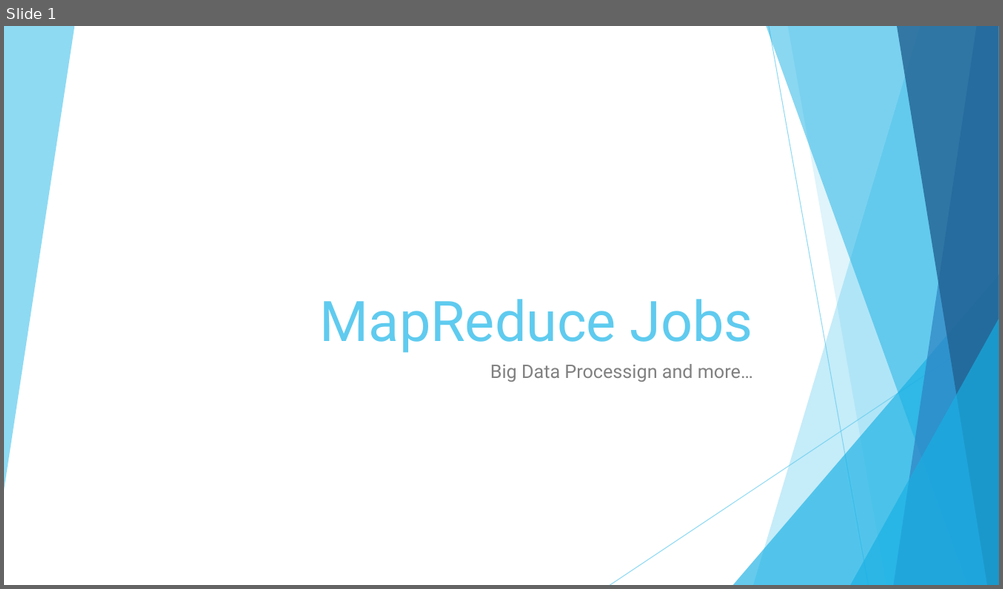
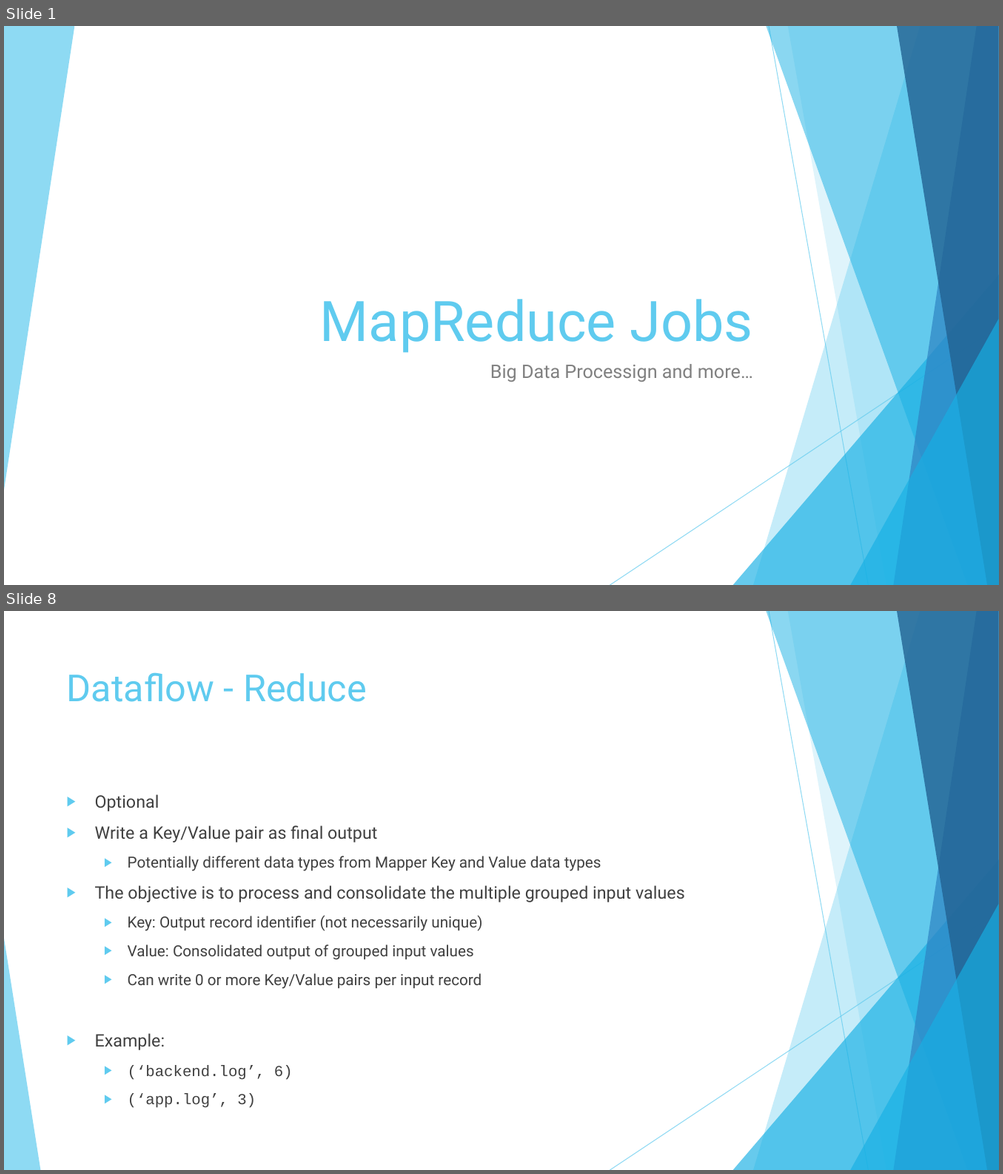
Before and after one commit to number8/blog, a slide deck: 2013-09/hadoop-map-reduce/MapReduce.pptx. Shown one above the other, each under a label of ours: slide 1 before the commit, slides 1 and 8 after it; the slides between them are not shown. The pictures are 1003x589 and 1003x1174 pixels, drawn with LibreOffice and Linux fonts; fonts in the diff are those of the drawing. Boxes give left, top, right and bottom in pixels: in the first picture for what was removed or moved away, otherwise in the second. Text is boxed around its words. In the diff, an @@ line names an element or a change of style, - is before the commit and + after.

```diff
--- a/2013-09/hadoop-map-reduce/MapReduce.pptx
+++ b/2013-09/hadoop-map-reduce/MapReduce.pptx
@@ slide 8 added at [4,611,999,1170], background #FFFFFF; not listed: 9 template elements that a slide beside it also shows @@
@@ title added at [67,672,367,702], 36 pt, text #5FCBEF @@
+Dataflow - Reduce
@@ text added at [95,795,685,1108], 14.8 pt, text #404040 @@
+▶ Optional
+▶ Write a Key/Value pair as final output
+  ▶ Potentially different data types from Mapper Key and Value data types
+▶ The objective is to process and consolidate the multiple grouped input values
+  ▶ Key: Output record identifier (not necessarily unique)
+  ▶ Value: Consolidated output of grouped input values
+  ▶ Can write 0 or more Key/Value pairs per input record
+▶ Example:
+  ▶ (‘backend.log’, 6)
+  ▶ (‘app.log’, 3)
@@ triangle added at [4,939,40,1170], fill #5FCBEF at 70% opacity @@
```
Also in this commit, not shown: 1 slide changed, 18 other slides added, 1 slide removed, 8 other files.
